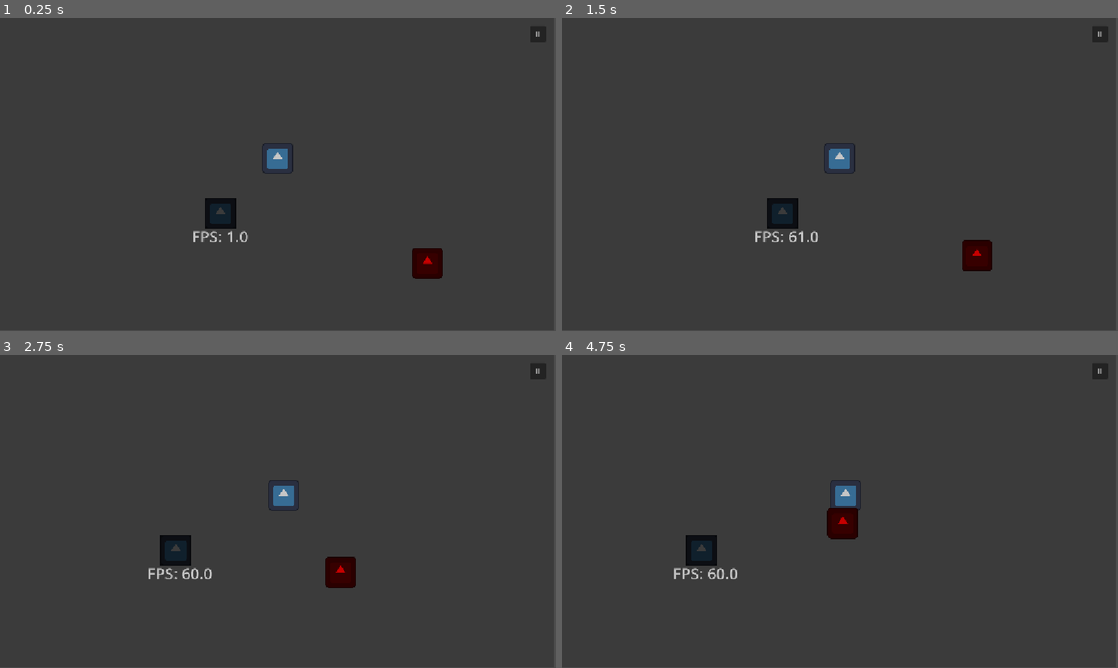
Above: before the commit, frames 1-4 (two rows, left to right).
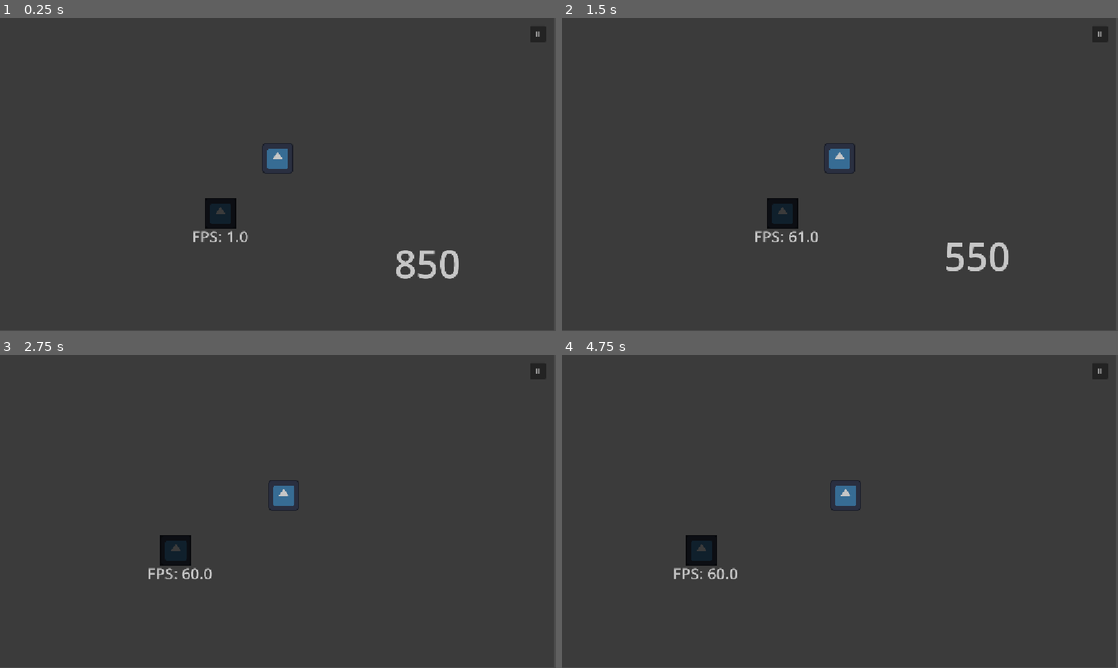
Above: after the commit, the same moments.

Repository: emon22830/KL20
Game: Godot game, scene res://src/main/main.tscn
Two runs of this game, one before a commit and one after it. Both use one fixed random seed, a clock stepped at 60 frames per second and the inputs below. The engine's default icon, where the game draws it, is replaced by a stand-in: a white triangle on a blue panel in a dark square.
Inputs (mouse positions are in pixels of both pictures, inside the frame that each line leads up to):
- Up to frame 1 (0.25 s): no input
- Up to frame 2 (1.5 s): click "II" at 0.5 s; click "RESUME" at 1.25 s
- Up to frame 3 (2.75 s): tap Enter (ui_accept) at 2, 2.27 s; move the mouse to (400, 495) at 2.02 s; hold D (move_right) from 2.03 s (still down); click (400, 495) at 2.17 s
- Up to frame 4 (4.75 s): move the mouse to (728, 527) at 2.77 s; tap Enter (ui_accept) at 3.02, 4.52 s; move the mouse to (895, 442) at 3.52 s; release D (move_right) at 3.53 s; hold A (move_left) 3.53-4.28 s; move the mouse to (812, 574) at 4.27 s; hold D (move_right) from 4.28 s (still down); click (812, 574) at 4.42 s

The runs differ from the first frame. In frame 1, 0.8% of the frame differs, in the area x 71-83%, y 73-84%; in frame 2, 0.8%; in frame 3, 0.5%; in frame 4, 0.6%.

Commit message:
adjustable enemy size

Diff:
--- a/src/enemy/enemy.gd
+++ b/src/enemy/enemy.gd
@@ -1,22 +1,38 @@
 extends Area2D
 
-@onready var hp : float = 3
+var hp : int = 0
+
+@onready var sprite := $Sprite
+@onready var collider := $Collider
+
 
 func _ready() -> void:
 	SignalBus.take_damage.connect(on_take_damage)
-	#print(get_groups())
+	sprite.autowrap_mode = TextServer.AUTOWRAP_OFF
+	sprite.fit_content = true
+	check_hp()
 
-func _on_body_entered(body: Node2D) -> void:
-	#if body.is_in_group("player"):
-		#body.on_take_damage(1.0)
-	pass
 
-func on_take_damage(amount : float):
+func set_hp() -> void:
+	sprite.text = str(hp)
+	var sprite_size = sprite.get_minimum_size()
+	collider.shape.size = sprite_size
+	#collider.position = sprite.position / 2
+
+func on_take_damage(amount : float) -> void:
 	hp -= amount
+	check_hp()
+
+func check_hp() -> void:
+	print("enemy checking hp :" + str(hp))
 	if hp <= 0:
 		self.queue_free()
+		return
+
+	set_hp()
 
 func _process(delta: float) -> void:
 	var direction = GameManager.player.position - position
 	position += direction.normalized() * 2
+	on_take_damage(10)
 	pass
--- a/src/enemy/enemy.tscn
+++ b/src/enemy/enemy.tscn
@@ -1,20 +1,38 @@
 [gd_scene format=3 uid="uid://cn4iu860qd0rc"]
 
-[ext_resource type="Texture2D" uid="uid://spaer7g4v76u" path="res://icon.svg" id="1_6j2al"]
 [ext_resource type="Script" uid="uid://bfijpwf3e3ui8" path="res://src/enemy/enemy.gd" id="1_ig63i"]
 
 [sub_resource type="RectangleShape2D" id="RectangleShape2D_5ieep"]
-size = Vector2(119, 119)
+size = Vector2(100, 100)
+
+[sub_resource type="Theme" id="Theme_6j2al"]
+default_base_scale = 1.0
 
 [node name="Area2D" type="Area2D" unique_id=30323609 groups=["enemy"]]
 script = ExtResource("1_ig63i")
 
-[node name="Sprite2D" type="Sprite2D" parent="." unique_id=209523184]
-modulate = Color(1, 0, 0, 1)
-texture = ExtResource("1_6j2al")
-
-[node name="CollisionShape2D" type="CollisionShape2D" parent="." unique_id=256154100]
+[node name="Collider" type="CollisionShape2D" parent="." unique_id=256154100]
 position = Vector2(-0.5, -0.5)
 shape = SubResource("RectangleShape2D_5ieep")
 
+[node name="Sprite" type="RichTextLabel" parent="." unique_id=545395584]
+anchors_preset = 8
+anchor_left = 0.5
+anchor_top = 0.5
+anchor_right = 0.5
+anchor_bottom = 0.5
+offset_left = -20.0
+offset_top = -20.0
+offset_right = 20.0
+offset_bottom = 20.0
+grow_horizontal = 2
+grow_vertical = 2
+theme = SubResource("Theme_6j2al")
+theme_override_font_sizes/normal_font_size = 160
+text = "10000000000"
+fit_content = true
+autowrap_mode = 0
+horizontal_alignment = 1
+vertical_alignment = 1
+
 [connection signal="body_entered" from="." to="." method="_on_body_entered"]
--- a/src/enemy/enemy_spawner.gd
+++ b/src/enemy/enemy_spawner.gd
@@ -3,9 +3,12 @@
 @onready var enemy : PackedScene = preload("res://src/enemy/enemy.tscn")
 
 func _ready() -> void:
-	spawn()
+	#spawn(1)
+	spawn(1000)
 
-func spawn() -> void:
+func spawn(hp : int = 0) -> void:
 	var enemynode = enemy.instantiate()
 	enemynode.position = position
+	enemynode.hp = hp
+	print(enemynode.hp)
 	get_tree().current_scene.add_child.call_deferred(enemynode)
